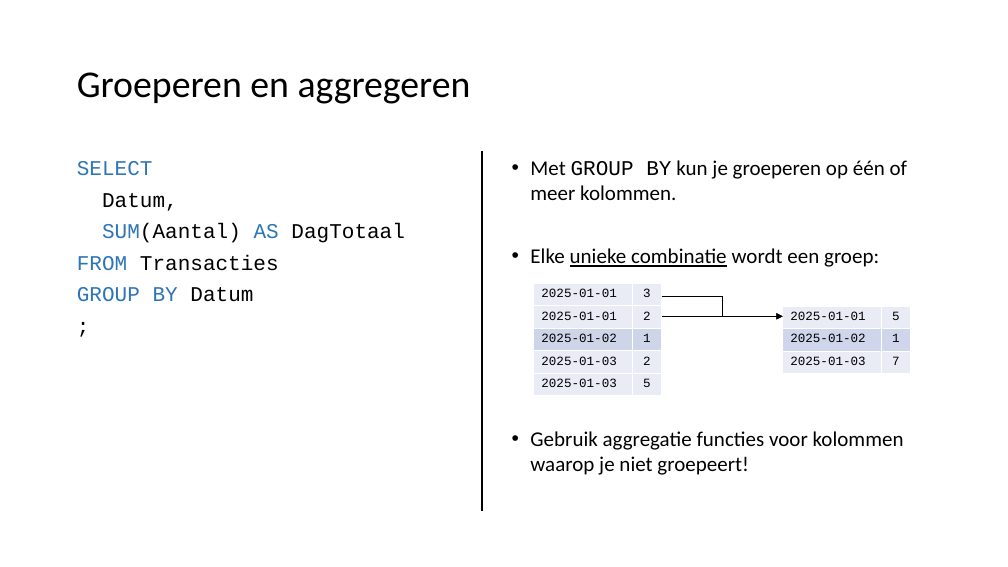
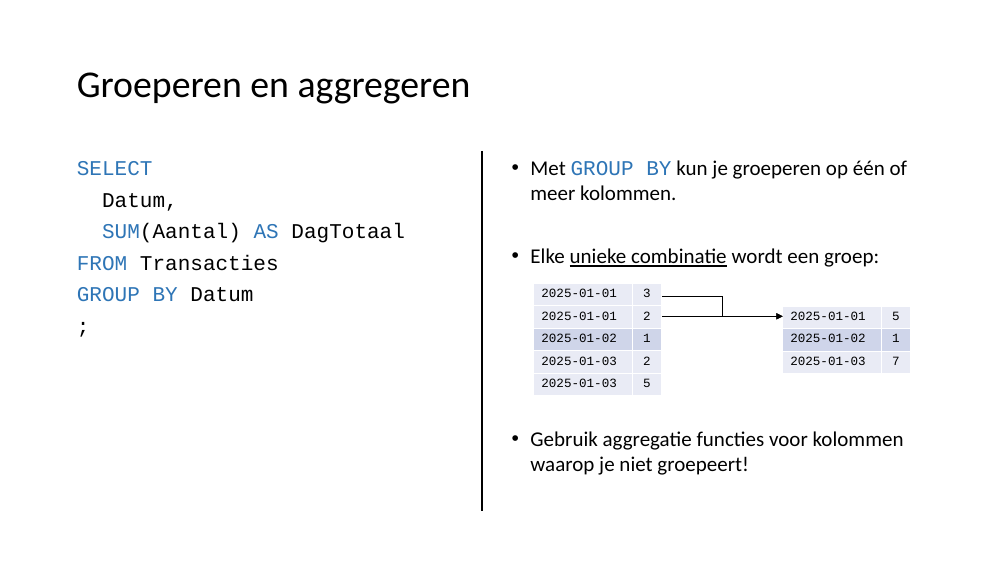
Before and after one commit to LFKoning/knowledge-sharing, a slide deck: slide 28 of sql_course/1_basics/1_basics.pptx (slide 27 before the commit). Drawn at 1008x567 pixels with LibreOffice and Linux fonts; fonts in the diff are those of the drawing. Boxes give left, top, right and bottom in pixels: in the first picture for what was removed or moved away, otherwise in the second. Text is boxed around its words. In the diff, an @@ line names an element or a change of style, - is before the commit and + after.

```diff
--- a/sql_course/1_basics/1_basics.pptx
+++ b/sql_course/1_basics/1_basics.pptx
@@ text at <box>530,160,908,200</box>: text colour #000000 to #2E75B6 in "GROUP BY" @@
```
Also in this commit, not shown: 11 other slides changed, 1 slide added, 1 other file.
